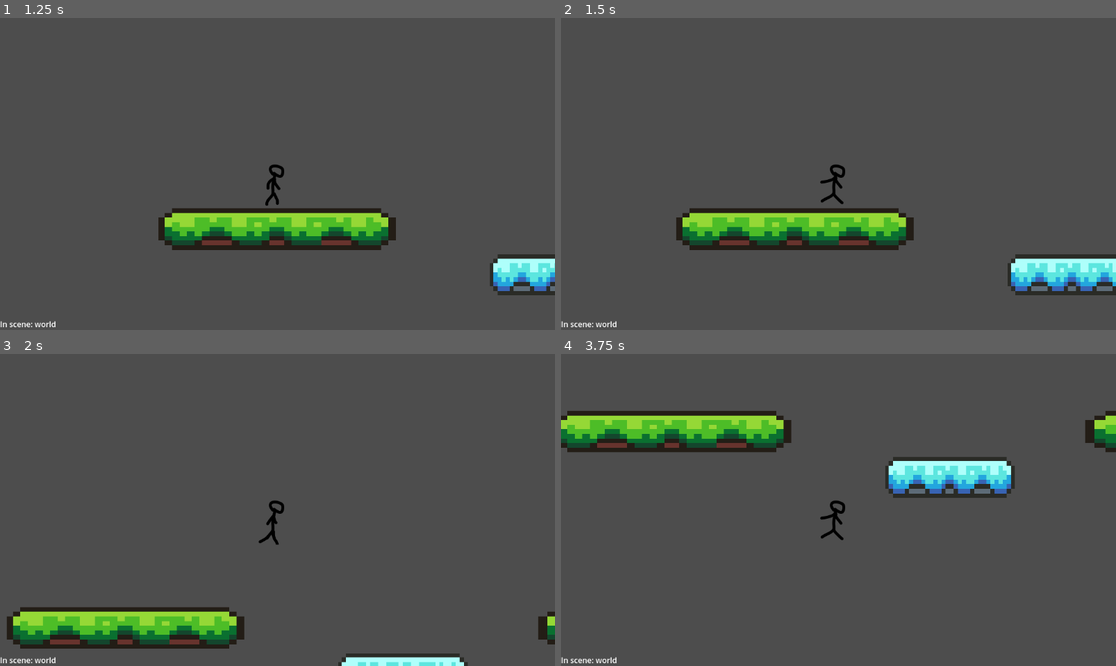
Above: before the commit, frames 1-4 (two rows, left to right).
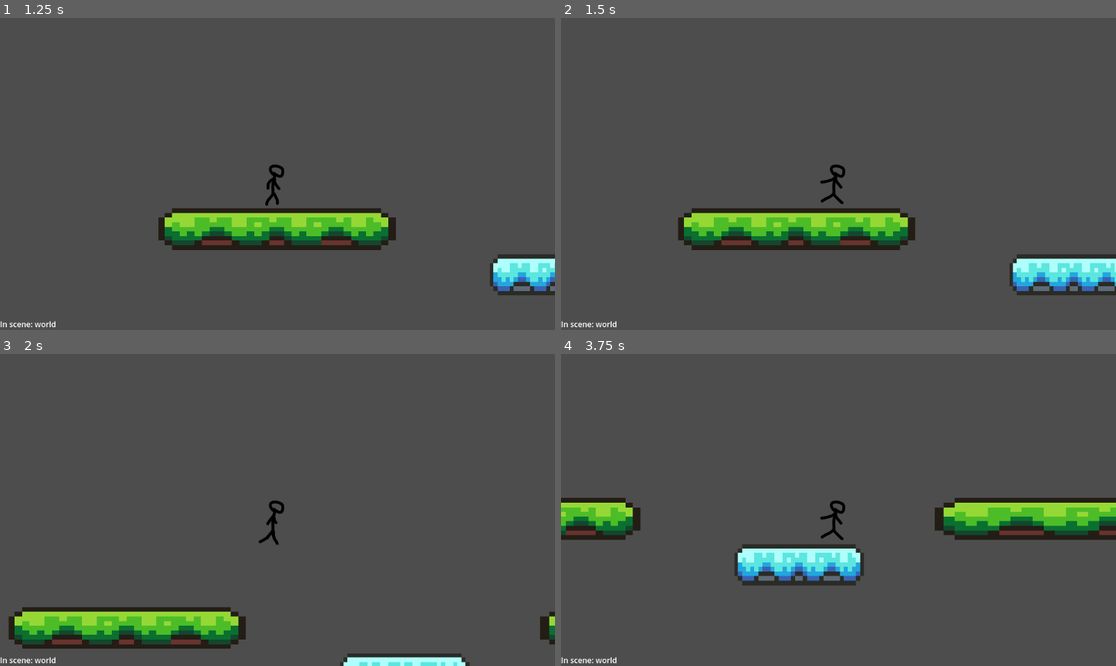
Above: after the commit, the same moments.

Repository: saperate/RatGame
Game: Godot game, scene res://scenes/main_menu.tscn
Same seed, same stepped clock (60 frames per second), same inputs: the game is played once before the commit and once after it.
Inputs:
- Up to frame 1 (1.25 s): click "Start" at 0.5 s
- Up to frame 2 (1.5 s): tap Enter at 1.25 s; hold D (move_right) from 1.28 s (still down); hold Shift (shift) from 1.28 s (still down)
- Up to frame 3 (2 s): keep holding D (move_right); keep holding Shift (shift); tap Space (jump) at 1.52 s
- Up to frame 4 (3.75 s): release Shift (shift) at 2.03 s; tap Shift (shift) at 2.1, 3.6 s; tap Space (jump) at 2.27 s; release D (move_right) at 2.78 s; hold A (move_left) 2.78-3.53 s; hold Shift (shift) 2.78-3.53 s; hold D (move_right) from 3.53 s (still down)

Frame 1 is identical in both runs. In frame 2, 1.0% of the frame differs, in the area x 20-100%, y 61-89%; in frame 3, 0.7%; in frame 4, 18%, in the area x 0-100%, y 18-75%.

Commit message:
Changed friction values & made it so friction doesnt only work when stopping

Diff:
--- a/scripts/platform.gd
+++ b/scripts/platform.gd
@@ -5,14 +5,14 @@
 
 var types_dict = {
 	"GRASS": {
-		"friction": .75, # 1 means friction equal to the movement, < 1 = less
+		"friction": .8, # 1 means friction equal to the movement, < 1 = less
 		"rect": Rect2( # Coordinates for the texture
 			16.193,0, # X and Y
 			31.863,10.156 # Width and Height
 		)
 	},
 	"ICE": {
-		"friction": 0.1,
+		"friction": 0.025,
 		"rect": Rect2(
 			16.193,48.123,
 			31.863,10.156
--- a/scripts/player.gd
+++ b/scripts/player.gd
@@ -34,7 +34,11 @@
 
 	var direction = Input.get_axis("move_left", "move_right")
 	if direction:
-		velocity.x = clamp(velocity.x + direction * SPEED, -MAX_SPEED, MAX_SPEED) * calc_speed_modifier();
+		var modded_max_speed = calc_max_speed();
+		velocity.x = clamp(
+			velocity.x + direction * SPEED * (calc_speed_modifier()),
+			-modded_max_speed, modded_max_speed
+			);
 		#Temporary, we'll change this stuff to a state machine
 		_animated_sprite.play("run")
 		_animated_sprite.flip_h = true if direction == -1 else false
@@ -44,15 +48,21 @@
 
 	move_and_slide()
 
-# This is called AFTER we clamp the speed
-func calc_speed_modifier():
+
+func calc_max_speed():
 	var speed_modifer = 1;
 
 	if(Input.is_action_pressed("shift")):
 		speed_modifer *= 1.5;
 
-	#we could have smth here for a slowness modifier (ex: in a swamp)
-	#could possibly use the friction value, but it would need tweaking
+	return MAX_SPEED * speed_modifer;
+
+
+func calc_speed_modifier():
+	var speed_modifer = 1;
+
+	speed_modifer = 1 - calc_friction_modifier(1);
+	print(speed_modifer)
 
 	return speed_modifer;
 
@@ -64,7 +74,5 @@
 			var collision = get_slide_collision(0);
 			if(collision != null and collision.get_collider().has_method("get_friction")):
 				friction_modifier += collision.get_collider().get_friction();
-				if(collision.get_collider().get_friction() == 0):
-					print("ice");
 		speed_modifer -= speed_modifer * friction_modifier / get_slide_collision_count();
 	return speed_modifer;
